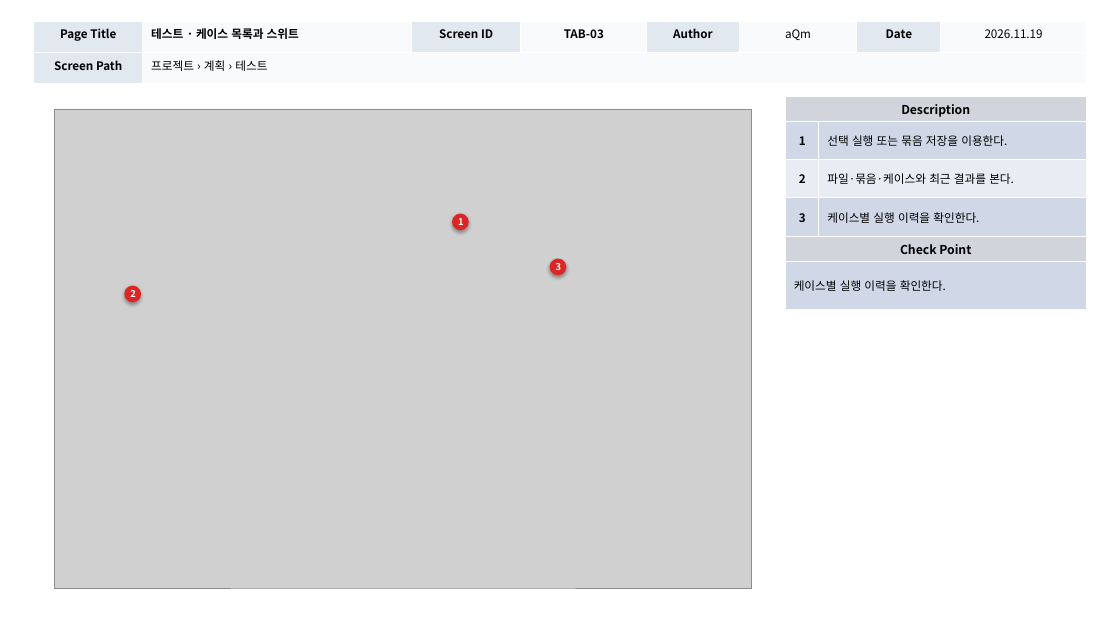
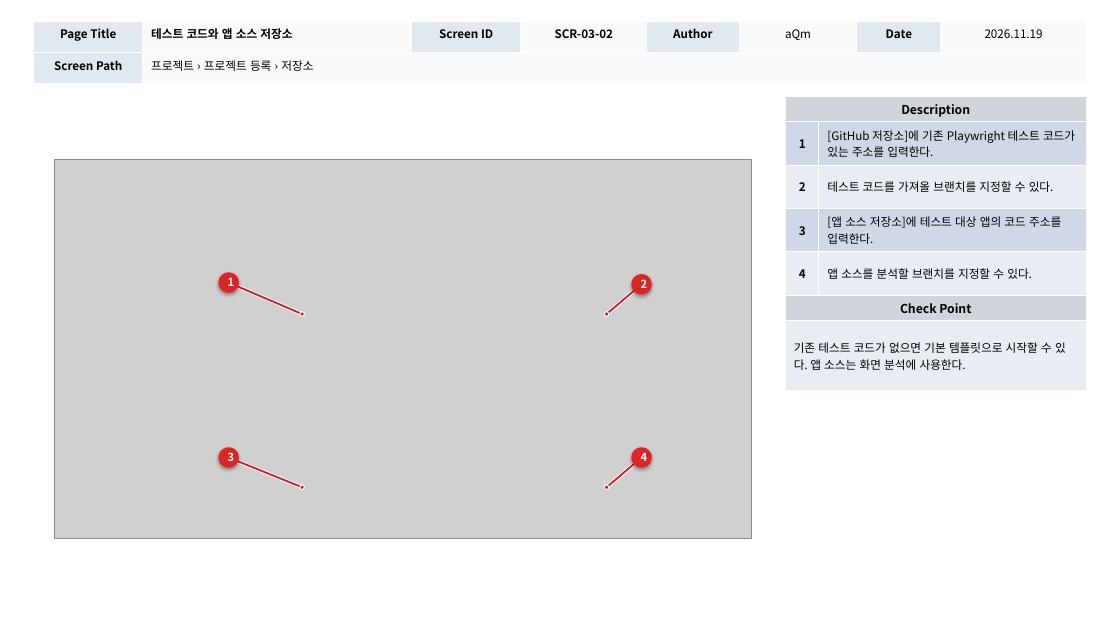
Before and after one commit to digitalist-corp/AI-TestOps, a slide deck: slide 13 of docs/aQm-산출물/AI-TestOps_UI설계서_(v1.0)_20261119.pptx (slide 14 before the commit). Drawn at 1120x630 pixels with LibreOffice and Linux fonts; fonts in the diff are those of the drawing; grey boxes stand for pictures. Boxes give left, top, right and bottom in pixels: in the first picture for what was removed or moved away, otherwise in the second. Text is boxed around its words. In the diff, an @@ line names an element or a change of style, - is before the commit and + after.

Commit message:
docs: UI 화면설계서 사용자 흐름과 조작 위치 보완

```diff
--- a/docs/aQm-산출물/AI-TestOps_UI설계서_(v1.0)_20261119.pptx
+++ b/docs/aQm-산출물/AI-TestOps_UI설계서_(v1.0)_20261119.pptx
@@ table at box(34, 21, 1086, 84) @@
-row 1, column 2: 테스트 · 케이스 목록과 스위트
+row 1, column 2: 테스트 코드와 앱 소스 저장소
-row 1, column 4: TAB-03
+row 1, column 4: SCR-03-02
-row 2, column 2: 프로젝트 › 계획 › 테스트
+row 2, column 2: 프로젝트 › 프로젝트 등록 › 저장소
@@ table at box(786, 97, 1086, 391) @@
-row 2: 1 | 선택 실행 또는 묶음 저장을 이용한다.
-row 3: 2 | 파일·묶음·케이스와 최근 결과를 본다.
-row 4: 3 | 케이스별 실행 이력을 확인한다.
+row 2: 1 | [GitHub 저장소]에 기존 Playwright 테스트 코드가 있는 주소를 입력한다.
+row 3: 2 | 테스트 코드를 가져올 브랜치를 지정할 수 있다.
+row 4: 3 | [앱 소스 저장소]에 테스트 대상 앱의 코드 주소를 입력한다.
+row 5: 4 | 앱 소스를 분석할 브랜치를 지정할 수 있다.
-row 7, column 1: 케이스별 실행 이력을 확인한다.
+row 7, column 1: 기존 테스트 코드가 없으면 기본 템플릿으로 시작할 수 있다. 앱 소스는 화면 분석에 사용한다.
@@ picture: place and size @@
-picture at box(55, 109, 752, 588)
+picture at box(55, 160, 752, 539)
@@ ellipse "1": place and size @@
-ellipse "1" at box(452, 213, 469, 230)
+ellipse "1" at box(218, 272, 239, 292)
@@ line added from (237, 287) to (302, 314), #FFFFFF 3.19 pt @@
@@ line added from (237, 287) to (302, 314), #CC202C 1.6 pt @@
@@ line added from (607, 314) to (635, 290), #FFFFFF 3.19 pt @@
@@ line added from (607, 314) to (635, 290), #CC202C 1.6 pt @@
@@ ellipse "2": place and size @@
-ellipse "2" at box(124, 286, 141, 302)
+ellipse "2" at box(632, 274, 652, 294)
@@ ellipse added at box(300, 312, 304, 316), fill #CC202C, outline #FFFFFF 0.91 pt @@
@@ ellipse added at box(605, 312, 609, 316), fill #CC202C, outline #FFFFFF 0.91 pt @@
@@ size 8 to 9.5 pt in 3 elements at box(218, 272, 239, 292), box(632, 274, 652, 294), box(218, 447, 239, 467) @@
@@ ellipse "3": place and size @@
-ellipse "3" at box(549, 259, 566, 276)
+ellipse "3" at box(218, 447, 239, 467)
@@ ellipse added at box(632, 447, 652, 467), fill #DC2626, 9.5 pt, text #FFFFFF, bold @@
+4
@@ line added from (237, 461) to (302, 487), #FFFFFF 3.19 pt @@
@@ line added from (237, 461) to (302, 487), #CC202C 1.6 pt @@
@@ line added from (607, 487) to (635, 464), #FFFFFF 3.19 pt @@
@@ line added from (607, 487) to (635, 464), #CC202C 1.6 pt @@
@@ ellipse added at box(300, 485, 304, 489), fill #CC202C, outline #FFFFFF 0.91 pt @@
@@ ellipse added at box(605, 485, 609, 489), fill #CC202C, outline #FFFFFF 0.91 pt @@
```
Also in this commit, not shown: 24 other slides changed, 22 slides added, 8 slides removed.
